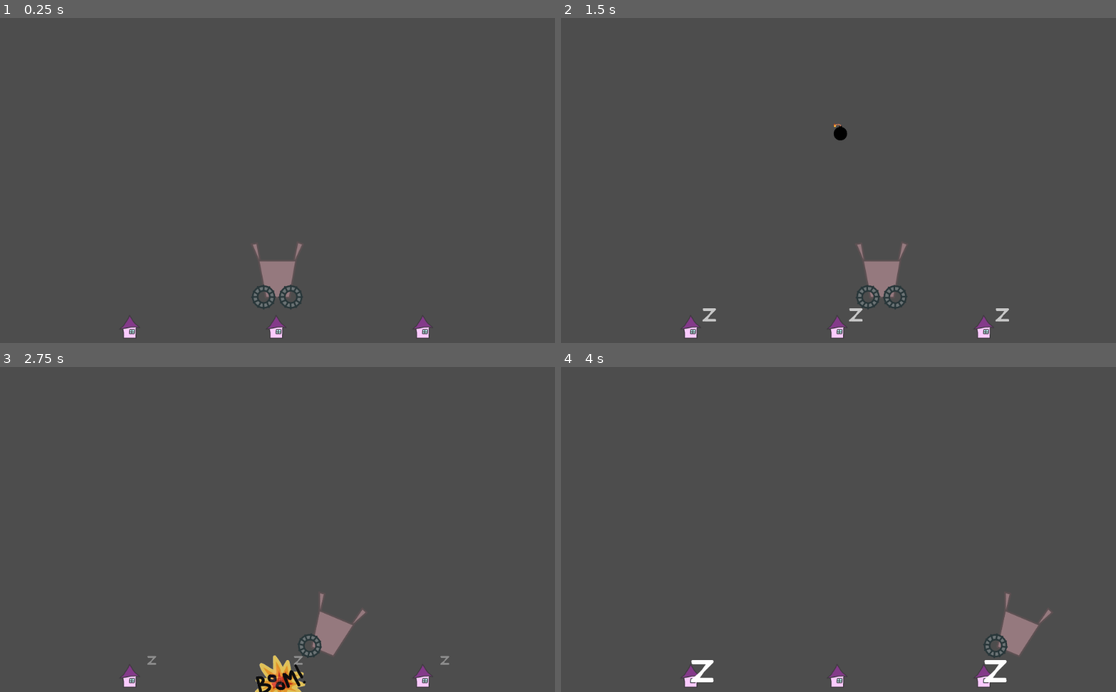
Above: before the commit, frames 1-4 (two rows, left to right).
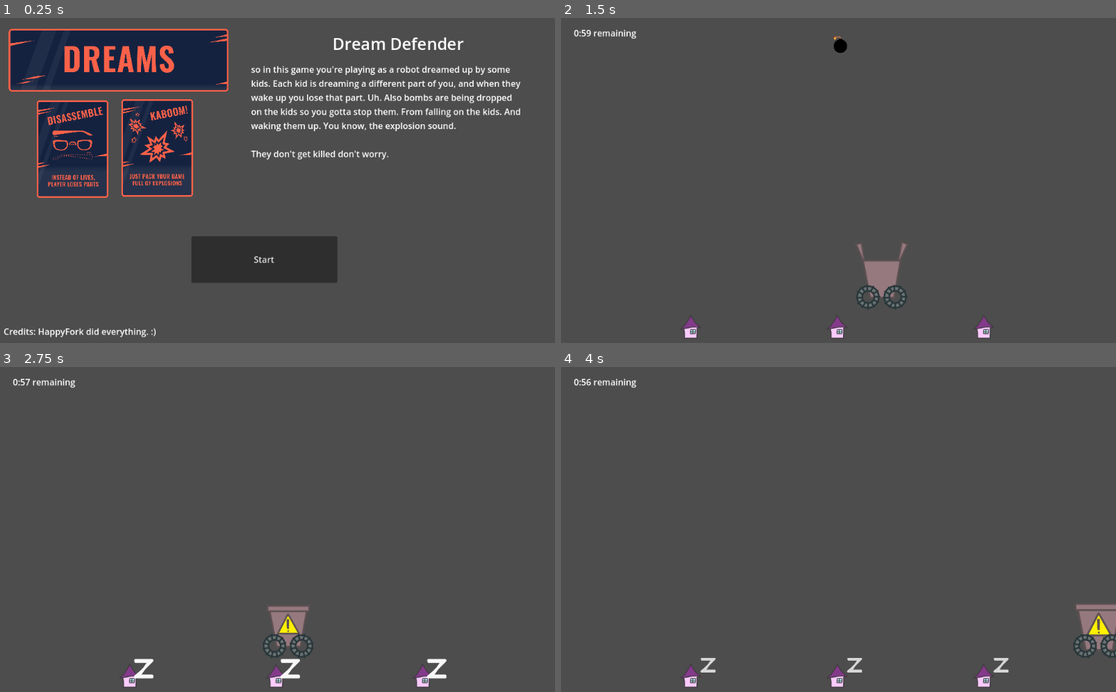
Above: after the commit, the same moments.

Repository: HappyFork/DreamDefender
Game: Godot game, scene res://scenes/start.tscn
The game is run twice, just before and just after one commit, with the same random seed, the same clock (stepped at 60 frames per second) and the same inputs. Before the commit the project starts from res://scenes/main.tscn.
Inputs (mouse positions are in pixels of both pictures, inside the frame that each line leads up to):
- Up to frame 1 (0.25 s): no input
- Up to frame 2 (1.5 s): click (827, 258) at 0.5 s, where only the run after the commit has a clickable "Start"; hold D (move_right) from 1.28 s (still down)
- Up to frame 3 (2.75 s): release D (move_right) at 2.03 s; hold A (move_left) from 2.03 s (still down)
- Up to frame 4 (4 s): release A (move_left) at 2.78 s; hold D (move_right) from 2.78 s (still down)

The runs differ from the first frame. In frame 1, 23% of the frame differs, in the area x 0-94%, y 3-99%; in frame 2, 0.5%; in frame 3, 2.6%; in frame 4, 2.2%.

Commit message:
Day 8
It crashes in the release version. Why? Who knows!

Diff:
--- a/nodes/robot.gd
+++ b/nodes/robot.gd
@@ -18,6 +18,7 @@
 var box_open_sprite = preload("res://assets/BombBoxOpen.png") # Box is open sprite
 var box_closed_sprite = preload("res://assets/BombBoxClosed.png") # Box is closed sprite
 var smoke_cloud = preload("res://assets/smokecloud.png") # Smoke cloud node
+#var lose = preload("res://scenes/lose.tscn")
 
 
 ### Built-in functions ###
@@ -58,8 +59,13 @@
 			rotation = 0
 			speed = 100
 		1:
-			pass # Game over
+			get_tree().change_scene_to_file("res://scenes/lose.tscn")
+			#self.call_deferred("go_to_lose_screen")
 	parts = parts - 1
+
+#func go_to_lose_screen():
+#	print( "test!" )
+#	get_tree().change_scene_to_file("res://scenes/lose.tscn")
 
 
 ### Signal functions ###
--- a/project.godot
+++ b/project.godot
@@ -11,7 +11,7 @@
 [application]
 
 config/name="DreamDefender"
-run/main_scene="res://scenes/main.tscn"
+run/main_scene="res://scenes/start.tscn"
 config/features=PackedStringArray("4.0", "GL Compatibility")
 config/icon="res://icon.svg"
 
--- /dev/null
+++ b/scenes/lose.tscn
@@ -0,0 +1,22 @@
+[gd_scene load_steps=2 format=3 uid="uid://ch13xyrhg47dn"]
+
+[ext_resource type="Script" path="res://scenes/menu.gd" id="1_q26hj"]
+
+[node name="Lose" type="Node2D"]
+script = ExtResource("1_q26hj")
+
+[node name="Label" type="Label" parent="."]
+offset_left = 491.0
+offset_top = 246.0
+offset_right = 589.0
+offset_bottom = 272.0
+text = "You lose. Lol."
+
+[node name="Button" type="Button" parent="."]
+offset_left = 492.0
+offset_top = 283.0
+offset_right = 586.0
+offset_bottom = 314.0
+text = "Try again?"
+
+[connection signal="pressed" from="Button" to="." method="_on_button_pressed"]
--- a/scenes/main.gd
+++ b/scenes/main.gd
@@ -4,6 +4,12 @@
 ### Variables ###
 @onready var robot = $Robot
 
+@onready var bomb_timer = $BombSpawnTimer
+@onready var level_timer = $LevelTimer
+@onready var timer_display = $UI/Label
+@onready var testing = $TestSprite
+
+var rnd = 0 #2
 var arena_width = 974.0 # Used for x-axis range where bombs can spawn
 var bomb_spawn_height = -700.0 # The y-axis where bombs spawn
 var impulse_variance = 200.0 # Random impulse added to bombs before they fall
@@ -12,6 +18,7 @@
 var rng = RandomNumberGenerator.new() # Generates random spawn locations
 var bomb = preload("res://nodes/bomb.tscn") # Bombs (for spawning)
 var explosion = preload("res://assets/boom.png") # Explosions (bombs spawn these when they hit the ground)
+#var win = preload("res://scenes/win.tscn")
 
 
 ### Built-in functions ###
@@ -20,6 +27,9 @@
 	for n in get_children():
 		if n is House:
 			houses.append(n)
+
+func _process(delta):
+	timer_display.text = "%d:%02d remaining" % [rnd, level_timer.time_left]
 
 
 ### Custom functions ###
@@ -35,6 +45,9 @@
 		wake_house.sleeping = false
 		robot.remove_part( rng.randi_range(0,1) )
 
+#func go_to_win_screen():
+#	get_tree().change_scene_to_file("res://scenes/win.tscn")
+
 
 ### Signal functions ###
 func _on_bomb_spawn_timer_timeout():
@@ -48,17 +61,17 @@
 
 func _on_bomb_exploded( pos ):
 	# Make a new sprite and a new tween
-	var exp = Sprite2D.new()
-	var exp_tween = get_tree().create_tween()
+	var ex = Sprite2D.new()
+	var ex_tween = get_tree().create_tween()
 
 	# Set explosion's sprite & position, then spawn
-	exp.texture = explosion
-	exp.position = pos
-	add_child( exp )
+	ex.texture = explosion
+	ex.position = pos
+	add_child( ex )
 
 	# Explosion will fade out, then despawn
-	exp_tween.tween_property( exp, "modulate", Color(1,1,1,0), 1 ).set_ease(Tween.EASE_IN).set_trans(Tween.TRANS_SINE)
-	exp_tween.tween_callback( exp.queue_free )
+	ex_tween.tween_property( ex, "modulate", Color(1,1,1,0), 1 ).set_ease(Tween.EASE_IN).set_trans(Tween.TRANS_SINE)
+	ex_tween.tween_callback( ex.queue_free )
 
 	# Wake up closest house within range
 	wake_closest_house( pos )
@@ -66,3 +79,16 @@
 func _on_despawn_area_body_entered(body):
 	if body is Bomb:
 		body.queue_free()
+
+func _on_level_timer_timeout():
+	match rnd:
+		2:
+			rnd = 1
+			bomb_timer.wait_time = 4.0
+		1:
+			rnd = 0
+			bomb_timer.wait_time = 3.0
+		0:
+			testing.show()
+			get_tree().change_scene_to_file("res://scenes/test.tscn")
+			#self.call_deferred("go_to_lose_screen")
--- a/scenes/main.tscn
+++ b/scenes/main.tscn
@@ -1,9 +1,10 @@
-[gd_scene load_steps=9 format=3 uid="uid://c55oqhdhly54v"]
+[gd_scene load_steps=10 format=3 uid="uid://c55oqhdhly54v"]
 
 [ext_resource type="Script" path="res://scenes/main.gd" id="1_mgkm1"]
 [ext_resource type="PackedScene" uid="uid://c0bxfp8r6fvaa" path="res://nodes/bomb.tscn" id="2_vcxjw"]
 [ext_resource type="PackedScene" uid="uid://coeirbx31yvt4" path="res://nodes/robot.tscn" id="2_wlfy3"]
 [ext_resource type="PackedScene" uid="uid://cxj8426ccbn3y" path="res://nodes/house.tscn" id="4_u30fq"]
+[ext_resource type="Texture2D" uid="uid://bcgy2x8r1s7nu" path="res://assets/55-Theme-Dreams.png" id="5_hmtbb"]
 
 [sub_resource type="RectangleShape2D" id="RectangleShape2D_3ll2a"]
 size = Vector2(2500, 40)
@@ -72,9 +73,27 @@
 wait_time = 5.0
 autostart = true
 
+[node name="LevelTimer" type="Timer" parent="."]
+wait_time = 60.0
+autostart = true
+
 [node name="Camera2D" type="Camera2D" parent="."]
 zoom = Vector2(0.5, 0.5)
+
+[node name="UI" type="CanvasLayer" parent="."]
+
+[node name="Label" type="Label" parent="UI"]
+offset_left = 25.0
+offset_top = 16.0
+offset_right = 77.0
+offset_bottom = 39.0
+
+[node name="TestSprite" type="Sprite2D" parent="."]
+visible = false
+position = Vector2(52, -108)
+texture = ExtResource("5_hmtbb")
 
 [connection signal="exploded" from="Bomb" to="." method="_on_bomb_exploded"]
 [connection signal="body_entered" from="DespawnArea" to="." method="_on_despawn_area_body_entered"]
 [connection signal="timeout" from="BombSpawnTimer" to="." method="_on_bomb_spawn_timer_timeout"]
+[connection signal="timeout" from="LevelTimer" to="." method="_on_level_timer_timeout"]
--- /dev/null
+++ b/scenes/menu.gd
@@ -0,0 +1,5 @@
+extends Node
+
+
+func _on_button_pressed():
+	get_tree().change_scene_to_file("res://scenes/main.tscn")
--- /dev/null
+++ b/scenes/start.tscn
@@ -0,0 +1,65 @@
+[gd_scene load_steps=6 format=3 uid="uid://oearif6wsxdp"]
+
+[ext_resource type="Texture2D" uid="uid://bcgy2x8r1s7nu" path="res://assets/55-Theme-Dreams.png" id="1_7d0y7"]
+[ext_resource type="Script" path="res://scenes/menu.gd" id="1_fntcv"]
+[ext_resource type="Texture2D" uid="uid://b3ujqgw0v02mn" path="res://assets/kaboom.png" id="2_kfukp"]
+[ext_resource type="Texture2D" uid="uid://d1uullyw3oic0" path="res://assets/disassemble.png" id="3_v02sq"]
+
+[sub_resource type="LabelSettings" id="LabelSettings_itj4k"]
+font_size = 30
+
+[node name="Start" type="Node2D"]
+script = ExtResource("1_fntcv")
+
+[node name="55-theme-dreams" type="Sprite2D" parent="."]
+position = Vector2(220, 78)
+scale = Vector2(0.15, 0.15)
+texture = ExtResource("1_7d0y7")
+
+[node name="Kaboom" type="Sprite2D" parent="."]
+position = Vector2(291, 240)
+scale = Vector2(0.15, 0.15)
+texture = ExtResource("2_kfukp")
+
+[node name="Disassemble" type="Sprite2D" parent="."]
+position = Vector2(135, 242)
+scale = Vector2(0.15, 0.15)
+texture = ExtResource("3_v02sq")
+
+[node name="Label" type="Label" parent="."]
+anchors_preset = 5
+anchor_left = 0.5
+anchor_right = 0.5
+offset_left = 614.0
+offset_top = 26.0
+offset_right = 855.0
+offset_bottom = 71.0
+grow_horizontal = 2
+text = "Dream Defender"
+label_settings = SubResource("LabelSettings_itj4k")
+
+[node name="Label2" type="Label" parent="."]
+offset_left = 464.0
+offset_top = 83.0
+offset_right = 969.0
+offset_bottom = 265.0
+text = "so in this game you're playing as a robot dreamed up by some kids. Each kid is dreaming a different part of you, and when they wake up you lose that part. Uh. Also bombs are being dropped on the kids so you gotta stop them. From falling on the kids. And waking them up. You know, the explosion sound.
+
+They don't get killed don't worry."
+autowrap_mode = 2
+
+[node name="Label3" type="Label" parent="."]
+offset_left = 8.0
+offset_top = 567.0
+offset_right = 289.0
+offset_bottom = 593.0
+text = "Credits: HappyFork did everything. :)"
+
+[node name="Button" type="Button" parent="."]
+offset_left = 354.0
+offset_top = 403.0
+offset_right = 623.0
+offset_bottom = 489.0
+text = "Start"
+
+[connection signal="pressed" from="Button" to="." method="_on_button_pressed"]
--- /dev/null
+++ b/scenes/test.tscn
@@ -0,0 +1,10 @@
+[gd_scene format=3 uid="uid://dk0y1tcwefbxf"]
+
+[node name="Node2D" type="Node2D"]
+
+[node name="Label" type="Label" parent="."]
+offset_left = 520.0
+offset_top = 324.0
+offset_right = 560.0
+offset_bottom = 347.0
+text = ":)"
--- /dev/null
+++ b/scenes/win.tscn
@@ -0,0 +1,22 @@
+[gd_scene load_steps=2 format=3 uid="uid://dba1eumbrmvfo"]
+
+[ext_resource type="Script" path="res://scenes/menu.gd" id="1_dhtnw"]
+
+[node name="Win" type="Node2D"]
+script = ExtResource("1_dhtnw")
+
+[node name="Label" type="Label" parent="."]
+offset_left = 491.0
+offset_top = 246.0
+offset_right = 589.0
+offset_bottom = 272.0
+text = "You win! Lol!"
+
+[node name="Button" type="Button" parent="."]
+offset_left = 492.0
+offset_top = 283.0
+offset_right = 586.0
+offset_bottom = 314.0
+text = "Play again?"
+
+[connection signal="pressed" from="Button" to="." method="_on_button_pressed"]
Binary file added: assets/55-Theme-Dreams.png
Not shown, added: assets/55-Theme-Dreams.png.import
Binary file added: assets/disassemble.png
Not shown, added: assets/disassemble.png.import
Binary file added: assets/kaboom.png
Not shown, added: assets/kaboom.png.import
Not shown, added: exports/Html5/Debug/index.apple-touch-icon.png.import
Not shown, added: exports/Html5/Debug/index.icon.png.import
Not shown, added: exports/Html5/Debug/index.png.import
Not shown, added: exports/Html5/Release/index.apple-touch-icon.png.import
Not shown, added: exports/Html5/Release/index.icon.png.import
Not shown, added: exports/Html5/Release/index.png.import
(and 25 more such lines)
